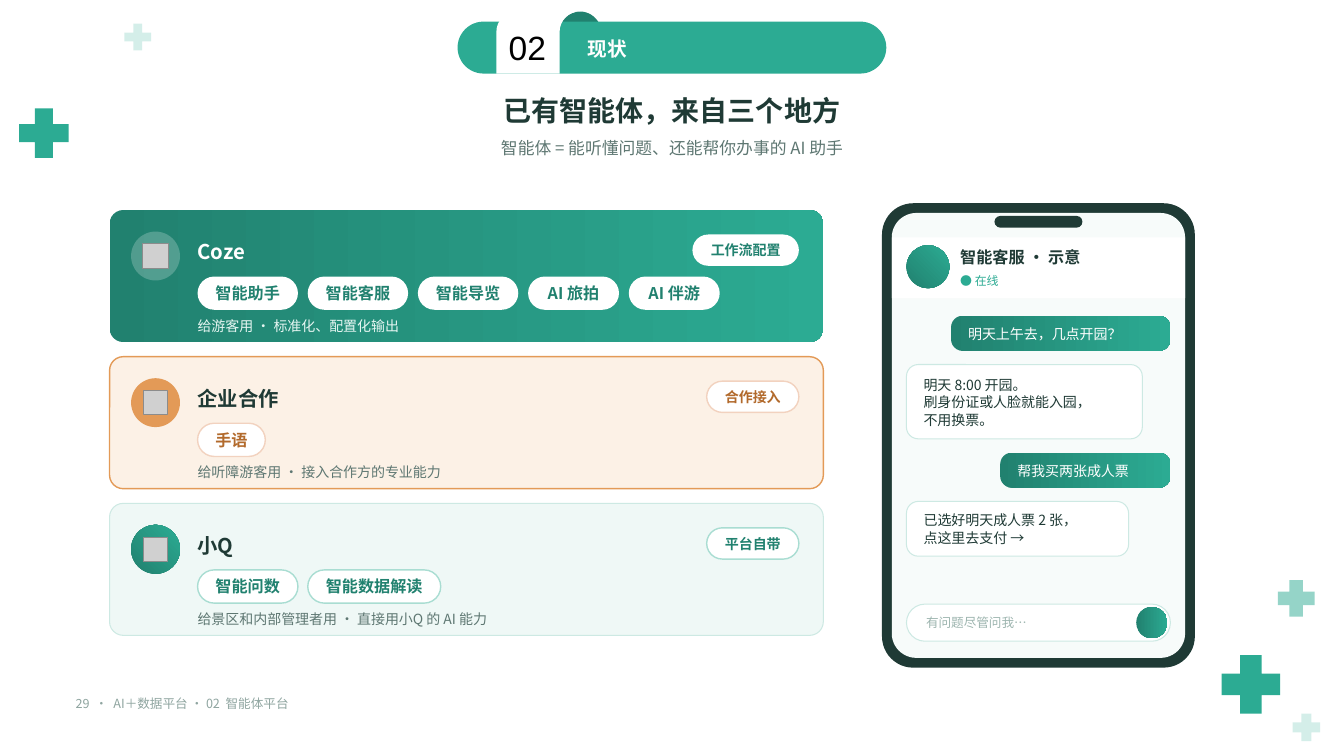
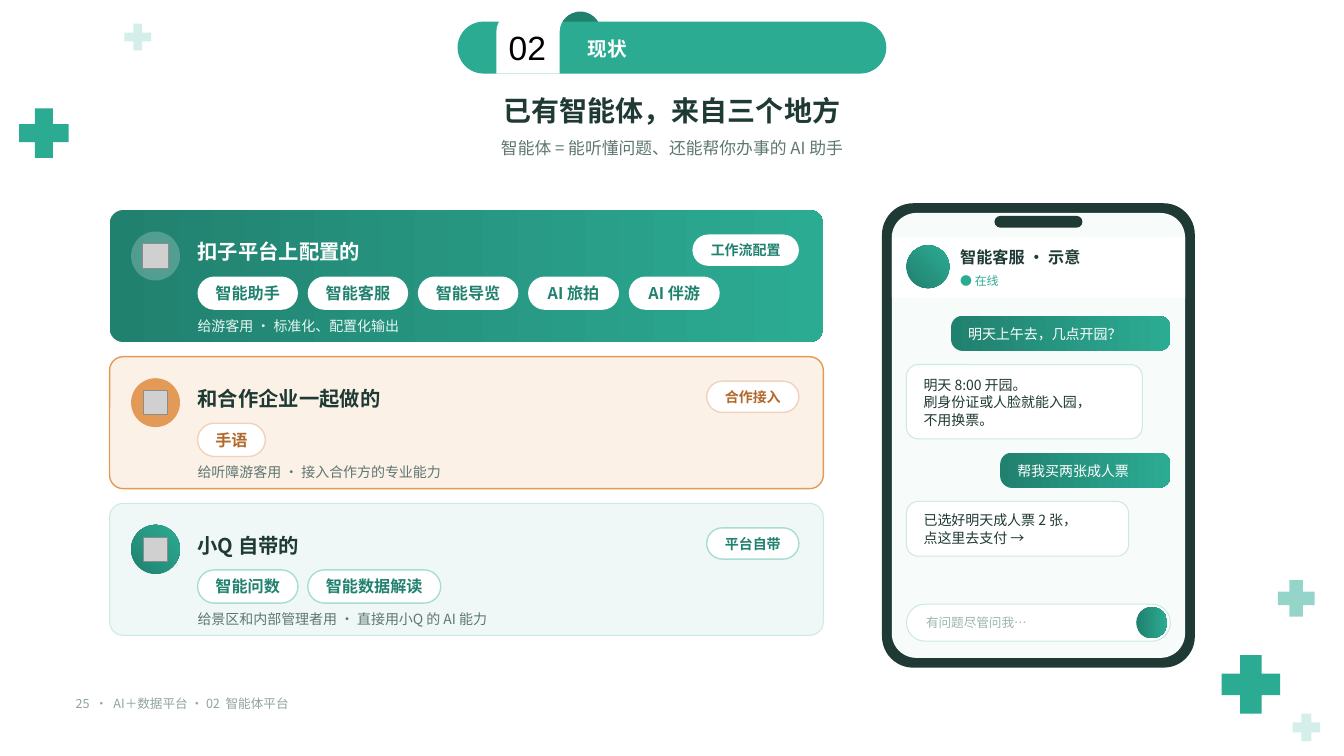
Before and after one commit to keanying/relevance, a slide deck: slide 25 of AI＋数据平台_老板汇报_青绿模板.pptx (slide 29 before the commit). Drawn at 1344x756 pixels with LibreOffice and Linux fonts; fonts in the diff are those of the drawing; grey boxes stand for pictures; background and template pictures are left out. Boxes give left, top, right and bottom in pixels: in the first picture for what was removed or moved away, otherwise in the second. Text is boxed around its words. In the diff, an @@ line names an element or a change of style, - is before the commit and + after.

```diff
--- a/AI＋数据平台_老板汇报_青绿模板.pptx
+++ b/AI＋数据平台_老板汇报_青绿模板.pptx
@@ text at (198, 241, 361, 261): text changed @@
-Coze
+扣子平台上配置的
@@ text at (198, 388, 381, 408): text changed @@
-企业合作
+和合作企业一起做的
@@ text at (198, 536, 299, 557): text changed @@
-小Q
+小Q 自带的
```
Also in this commit, not shown: 39 other slides changed, 4 slides removed.
